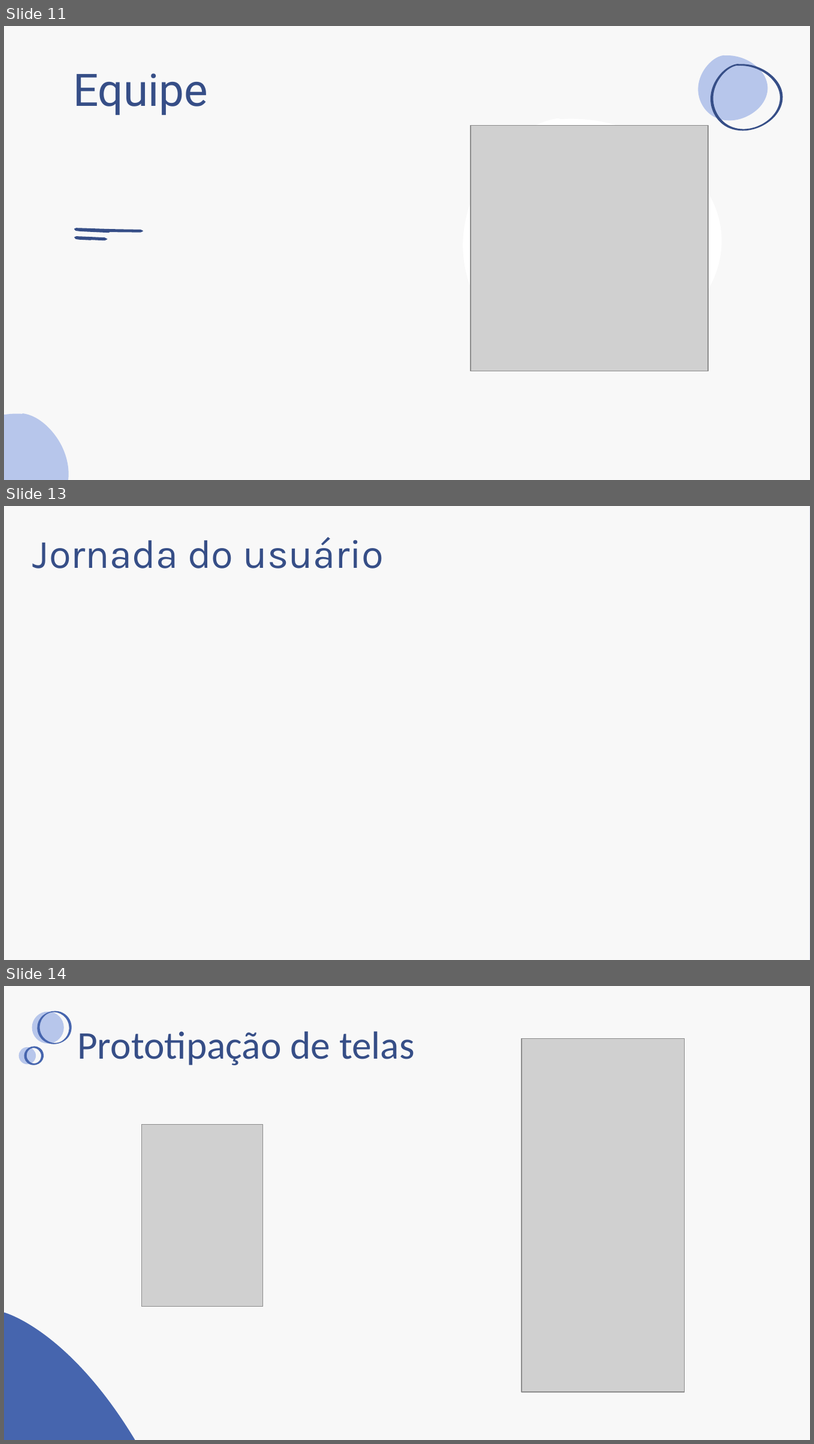
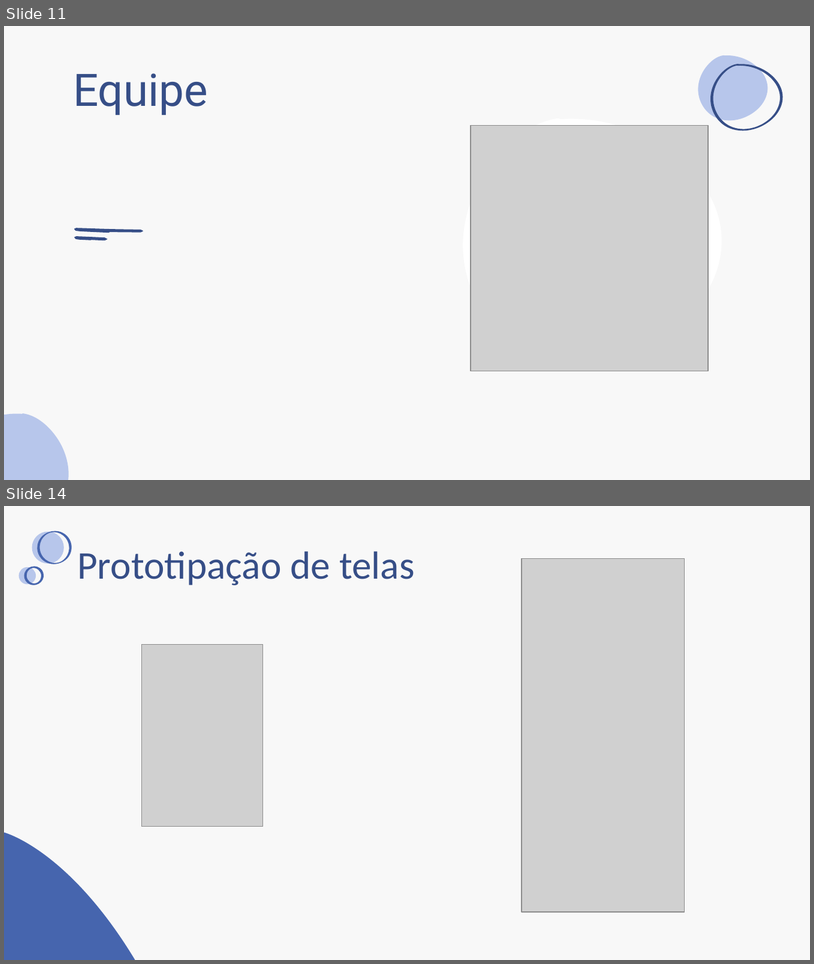
Before and after one commit to BandTec/uRent, a slide deck: documentacao/Apresentacoes/4°Semestre/ApresentacaoSprint1.pptx. Shown one above the other, each under a label of ours: slides 11, 13 and 14 before the commit, slides 11 and 14 after it; the slides between them are not shown. The pictures are 814x1444 and 814x964 pixels, drawn with LibreOffice and Linux fonts; fonts in the diff are those of the drawing; grey boxes stand for pictures. Boxes give left, top, right and bottom in pixels: in the first picture for what was removed or moved away, otherwise in the second. Text is boxed around its words. In the diff, an @@ line names an element or a change of style, - is before the commit and + after.

```diff
--- a/documentacao/Apresentacoes/4°Semestre/ApresentacaoSprint1.pptx
+++ b/documentacao/Apresentacoes/4°Semestre/ApresentacaoSprint1.pptx
@@ slide 13 removed at bbox=[4, 506, 810, 960], background #F8F8F8 @@
@@ rectangle removed at bbox=[4, 506, 810, 959] @@
@@ freeform shape removed at bbox=[424, 506, 810, 960] @@
@@ title removed at bbox=[33, 537, 384, 568] @@
-Jornada do usuário
```
Also in this commit, not shown: 1 slide changed, 4 slides added, 3 other slides removed.
